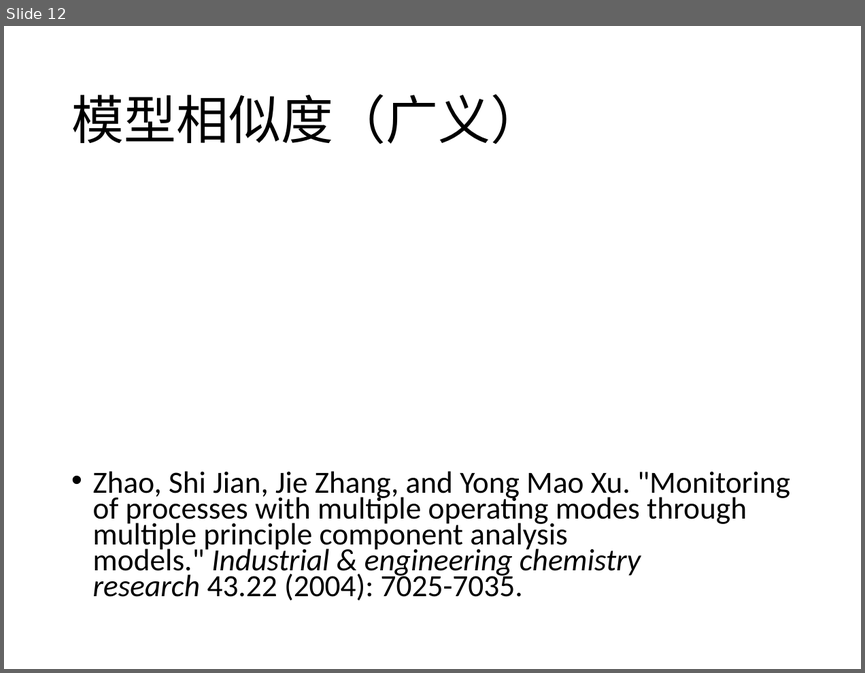
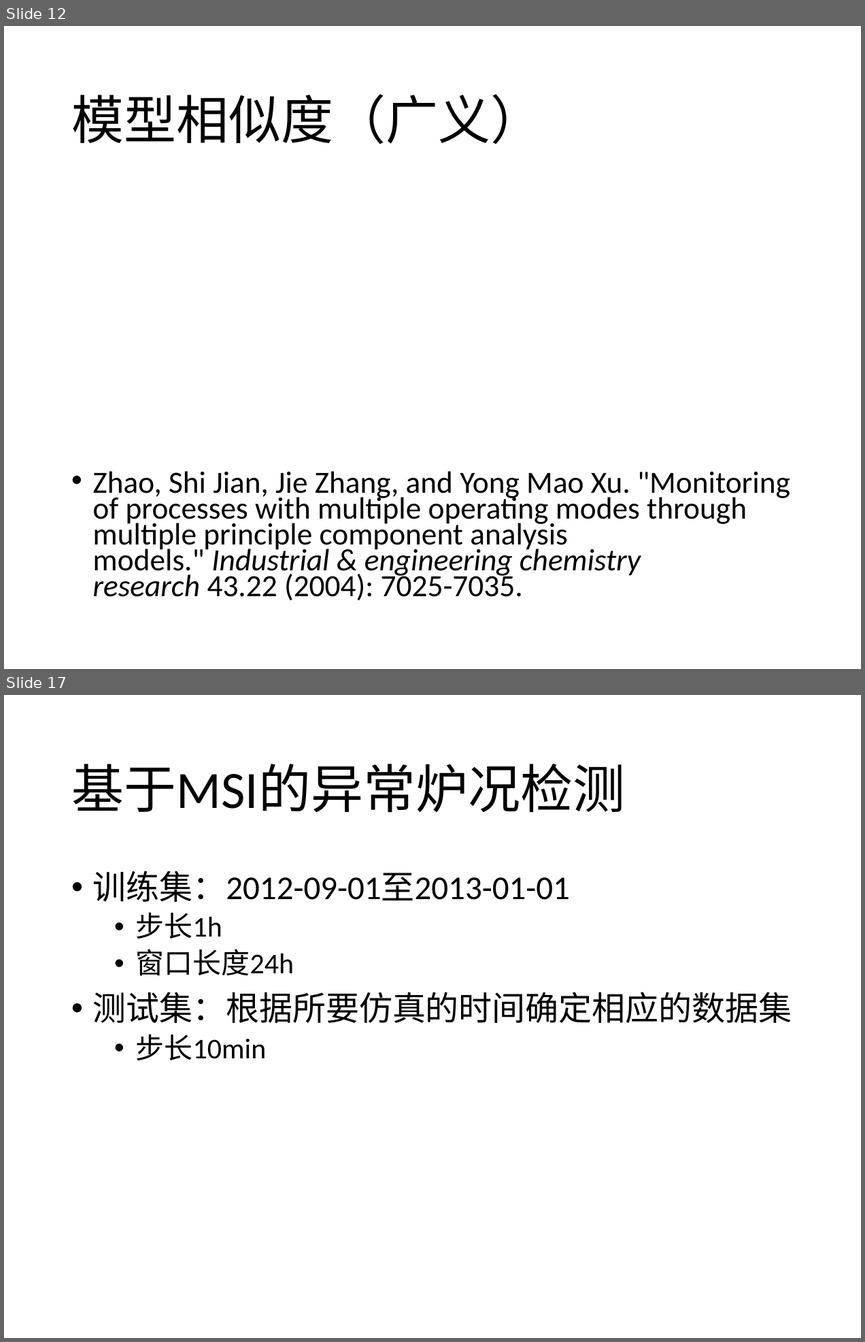
Before and after one commit to prm10/paper, a slide deck: presentation/msi.pptx. Shown one above the other, each under a label of ours: slide 12 before the commit, slides 12 and 17 after it; the slides between them are not shown. The pictures are 865x673 and 865x1342 pixels, drawn with LibreOffice and Linux fonts; fonts in the diff are those of the drawing. Boxes give left, top, right and bottom in pixels: in the first picture for what was removed or moved away, otherwise in the second. Text is boxed around its words. In the diff, an @@ line names an element or a change of style, - is before the commit and + after.

```diff
--- a/presentation/msi.pptx
+++ b/presentation/msi.pptx
@@ slide 17 added at <box>4,695,861,1338</box>, background #FFFFFF @@
@@ title added at <box>71,764,625,813</box>, 44 pt, text #000000 @@
+基于MSI的异常炉况检测
@@ text added at <box>93,870,792,1060</box>, 28 pt, text #000000 @@
+• 训练集：2012-09-01至2013-01-01
+  • 步长1h
+  • 窗口长度24h
+• 测试集：根据所要仿真的时间确定相应的数据集
+  • 步长10min
```
Also in this commit, not shown: 4 slides changed, 5 other slides added, 2 slides removed, 1 other file.
